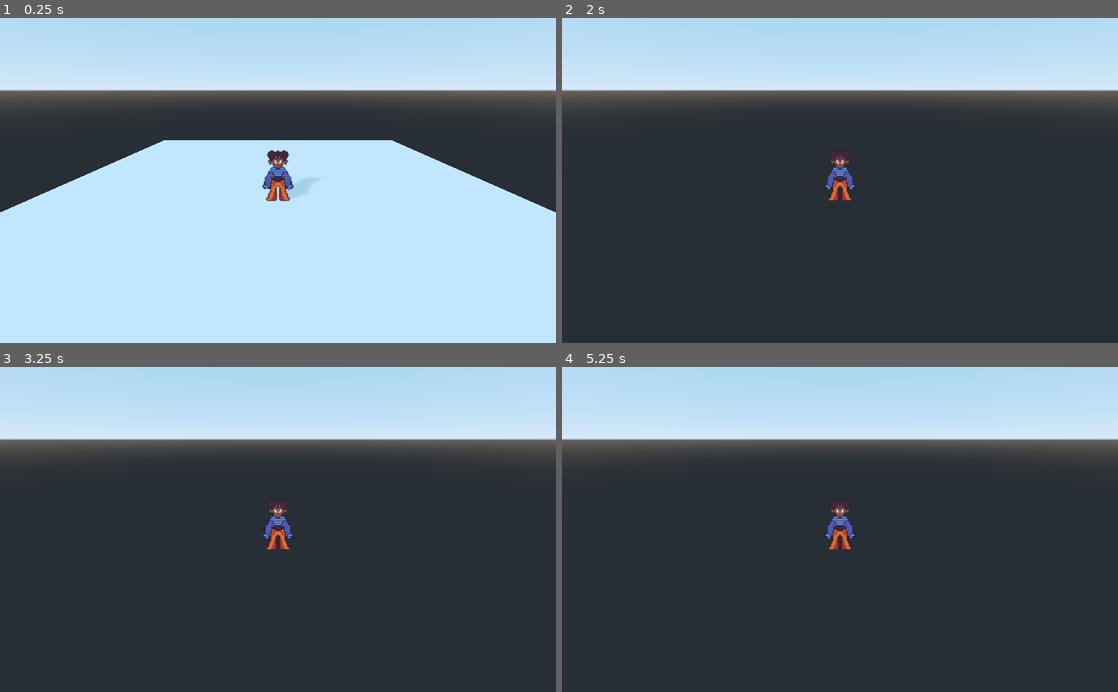
Above: before the commit, frames 1-4 (two rows, left to right).
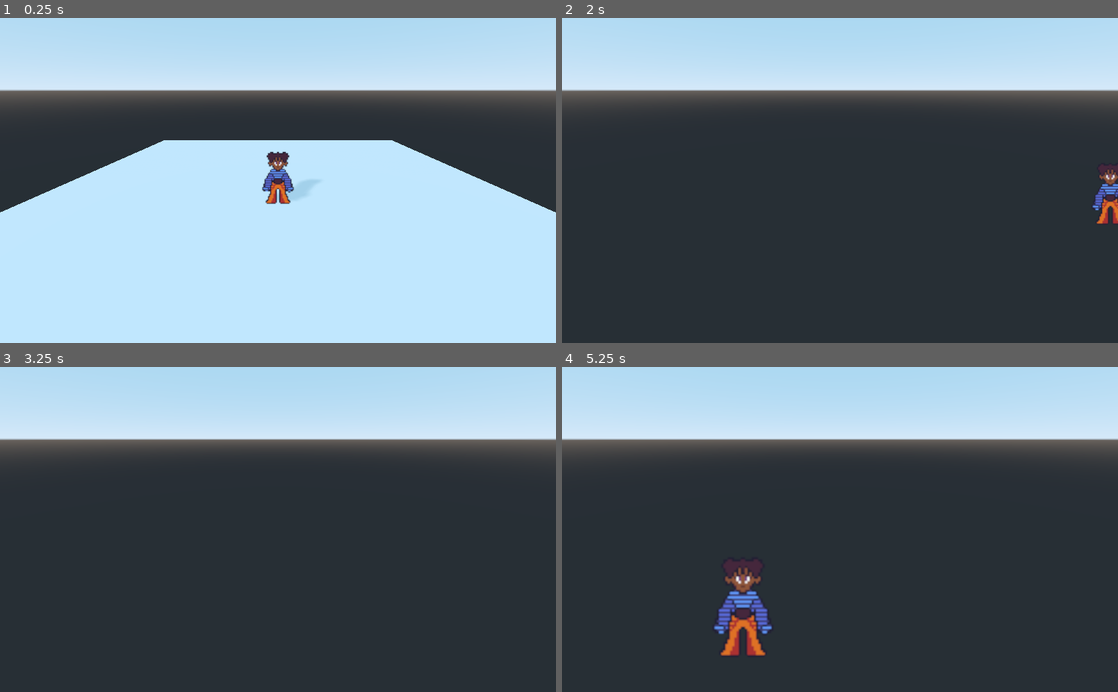
Above: after the commit, the same moments.

Repository: mozes-lol/dec-2022-chrono-arcana
Game: Godot game, scene res://2.5DMapPrototype.tscn
Same seed, same stepped clock (60 frames per second), same inputs: the game is played once before the commit and once after it. This scene is started directly instead of the project's main scene.
Inputs (mouse positions are in pixels of both pictures, inside the frame that each line leads up to):
- Up to frame 1 (0.25 s): no input
- Up to frame 2 (2 s): move the mouse to (962, 164) at 0.52 s; hold D (move_right) 0.53-1.28 s; hold Shift (shift) 0.53-1.28 s; move the mouse to (728, 196) at 1.27 s; hold S (move_down) from 1.28 s (still down); tap Space (space) at 1.35 s
- Up to frame 3 (3.25 s): move the mouse to (333, 458) at 2.02 s; release S (move_down) at 2.03 s; hold D (move_right) 2.03-2.78 s; hold Shift (shift) 2.03-2.78 s; tap Enter at 2.75 s; move the mouse to (250, 594) at 2.77 s; hold W (move_up) from 2.78 s (still down); tap Space (space) at 2.85 s
- Up to frame 4 (5.25 s): move the mouse to (1006, 578) at 3.52 s; release W (move_up) at 3.53 s; hold Shift (shift) 3.53-4.28 s; hold A (move_left) 3.53-5.03 s; tap Space (space) at 4.25, 4.35 s; move the mouse to (673, 480) at 4.27 s; move the mouse to (867, 529) at 5.02 s; hold S (move_down) from 5.03 s (still down); hold Shift (shift) from 5.03 s (still down)

The runs differ from the first frame. In frame 1, 0.4% of the frame differs, in the area x 28-72%, y 38-58%; in frame 2, 1.0%; in frame 3, 0.5%; in frame 4, 2.2%, in the area x 27-53%, y 41-89%.
Error in both runs: Invalid set index 'disabled' (on base: 'null instance') with value of type 'bool'. (res://2.5DPlayerTest.gd:221)

Commit message:
Implement Camera Smoothing

Diff:
--- a/25DCamera.gd
+++ b/25DCamera.gd
@@ -5,6 +5,7 @@
 var cameraOffsetPositionToPlayer = Vector3.ZERO
 var playerTargetPositionPerFrame = Vector3.ZERO
 export var cameraManualOffset = Vector3.ZERO # If further offset tweaking is not needed, leave the values for all axis as 0
+export var followSpeed = 0.1 # How fast does the camera follow the player
 
 func _ready():
 
@@ -22,13 +23,9 @@
 
 	# This is the final offset that will be used
 	cameraOffsetPositionToPlayer = Vector3(offsetX, offsetY, offsetZ) + cameraManualOffset
-	print_debug(cameraOffsetPositionToPlayer)
 
 func _process(delta: float) -> void:
+	Engine.set_target_fps(Engine.get_iterations_per_second()) # idk if this will solve smoothing jitter... UPDATE: It did lol
 	# The position of the player will be checked every frame
 	playerTargetPositionPerFrame = get_node("/root/Map_Prototype/25DPlayerTest").translation
-	translation = playerTargetPositionPerFrame + cameraOffsetPositionToPlayer
-	print_debug(playerTargetPositionPerFrame)
-
-func _physics_process(delta: float) -> void:
-	translation = playerTargetPositionPerFrame + cameraOffsetPositionToPlayer
+	translation = lerp(translation, playerTargetPositionPerFrame + cameraOffsetPositionToPlayer, followSpeed)
